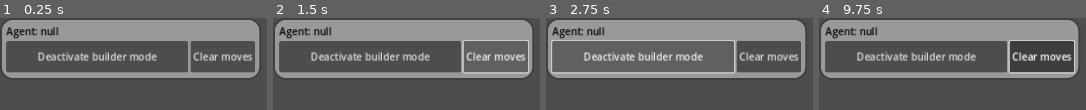
Above: before the commit, frames 1-4 (left to right).
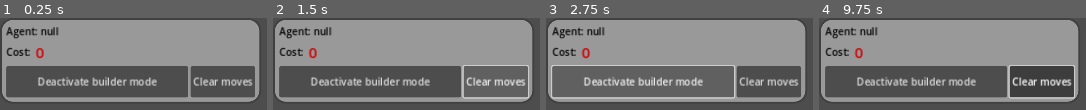
Above: after the commit, the same moments.

Repository: dqhieuu/procon-2023
Game: Godot game, scene res://builder_agent_info.tscn
The game is run twice, just before and just after one commit, with the same random seed, the same clock (stepped at 60 frames per second) and the same inputs. This scene is started directly instead of the project's main scene.
Inputs (mouse positions are in pixels of both pictures, inside the frame that each line leads up to):
- Up to frame 1 (0.25 s): no input
- Up to frame 2 (1.5 s): click "Deactivate builder mode" at 0.5 s; click "Clear moves" at 1.25 s
- Up to frame 3 (2.75 s): click "Deactivate builder mode" at 2 s
- Up to frame 4 (9.75 s): click "Clear moves" at 2.75 s; click "Deactivate builder mode" at 3.5 s; click "Clear moves" at 4.25 s; tap Enter at 5, 6.5, 8 s; move the mouse to (outside the picture) at 5.02 s; press the mouse at (outside the picture) at 5.03 s; release the mouse at (outside the picture) at 5.75 s; tap Space (end_turn) at 5.75, 7.25, 8.75 s; drag from (outside the picture) to (outside the picture) at 5.77 s; move the mouse to (outside the picture) at 6.52 s; hold G (generate_builder_pos) 6.53-7.25 s; click (outside the picture) at 6.67 s; drag from (outside the picture) to (outside the picture) at 7.27 s; move the mouse to (outside the picture) at 8.02 s; hold B (toggle_builder_mode) 8.03-8.75 s; click (outside the picture) at 8.17 s; drag from (outside the picture) to (outside the picture) at 8.77 s; move the mouse to (outside the picture) at 9.52 s; hold Space (end_turn) from 9.53 s (still down); click (outside the picture) at 9.67 s

The runs differ from the first frame. In frame 1, 38% of the frame differs, in the area x 0-98%, y 25-92%; in frame 2, 40%; in frame 3, 41%, in the area x 0-98%, y 23-92%; in frame 4, 39%.

Commit message:
Add cost feature fully

Diff:
--- a/gui/builder_agent_info.gd
+++ b/gui/builder_agent_info.gd
@@ -4,6 +4,7 @@
 var craftsman_pos = null
 var craftsman_is_t1 = null
 var strategy = null
+var builder_cost = 0
 
 
 func _process(delta):
@@ -17,6 +18,12 @@
 	$AgentInfo/HBoxContainer/ActivateBuilderMode.disabled = is_selecting_other_craftsman
 
 	$AgentInfo/HBoxContainer/ActivateBuilderMode.text = "Deactivate builder mode" if craftsman_id == Globals.selected_buider_craftsman_id else "Activate builder mode"
+
+	$AgentInfo/CostRow/Cost.text = str(builder_cost)
+
+	var map_node = get_tree().get_first_node_in_group('map')
+	var should_builder_cost_be_warned = builder_cost == 0 or builder_cost + map_node.turn_number > map_node.max_turns
+	$AgentInfo/CostRow/Cost.add_theme_color_override("font_color", Color("#d10000") if  should_builder_cost_be_warned else Color.BLACK)
 
 
 
--- a/gui/builder_agent_info.tscn
+++ b/gui/builder_agent_info.tscn
@@ -50,6 +50,22 @@
 theme_override_colors/font_color = Color(0, 0, 0, 1)
 text = "Agent: null"
 
+[node name="CostRow" type="HBoxContainer" parent="AgentInfo"]
+layout_mode = 2
+
+[node name="CostLabel" type="Label" parent="AgentInfo/CostRow"]
+layout_mode = 2
+mouse_filter = 1
+theme_override_colors/font_color = Color(0, 0, 0, 1)
+text = "Cost: "
+
+[node name="Cost" type="Label" parent="AgentInfo/CostRow"]
+layout_mode = 2
+mouse_filter = 1
+theme_override_colors/font_color = Color(0.819608, 0, 0, 1)
+theme_override_font_sizes/font_size = 24
+text = "0"
+
 [node name="Strategy" type="Label" parent="AgentInfo"]
 visible = false
 layout_mode = 2
--- a/gui/builder_agent_list.gd
+++ b/gui/builder_agent_list.gd
@@ -17,7 +17,7 @@
 	if event.is_action_pressed("generate_builder_pos"):
 		send_generate_builder_pos_request()
 
-func update_agent_list(new_agent_list):
+func update_agent_list(new_agent_list, builder_cost_by_craftsman):
 	var is_dirty_agent_list = false
 
 	if len(agent_list) != len(new_agent_list):
@@ -36,11 +36,18 @@
 		for agent in agent_list:
 			var builder_info_node = BuilderInfo.instantiate()
 			builder_info_node.craftsman_id = agent.id
+
 			add_child(builder_info_node)
 
 	var node_list = get_children()
 	for i in len(node_list):
 		node_list[i].craftsman_pos = agent_list[i].pos
 
+		var agent_id = agent_list[i].id
+
+		node_list[i].builder_cost = 0
+		if builder_cost_by_craftsman.has(agent_id):
+			node_list[i].builder_cost = builder_cost_by_craftsman[agent_id]
+
 func send_generate_builder_pos_request():
 	HTTP.generate_builder_pos()
--- a/gui/map_display.gd
+++ b/gui/map_display.gd
@@ -4,6 +4,7 @@
 @export var height: int
 
 var turn_number = 1
+var max_turns = 0
 
 # Called when the node enters the scene tree for the first time.
 func _ready():
@@ -118,6 +119,7 @@
 	height = json.options.map_height
 
 	turn_number = game_state.turn_number
+	max_turns = json.options.map_height
 
 	var num_of_tiles = width*height;
 	var is_num_of_tiles_changed = num_of_tiles != $GridContainer.get_child_count()
@@ -178,7 +180,7 @@
 
 
 	for e in get_nodes_by_group("turn_info"):
-		e.text = "Turn %d/%d: %s" % [game_state.turn_number, json.options.max_turns, _turn_state_to_string(game_state.turn_state)]
+		e.text = "Turn %d/%d: %s" % [turn_number, max_turns, _turn_state_to_string(game_state.turn_state)]
 
 
 	var replay_node = get_tree().get_first_node_in_group('replay_feature')
--- a/gui/scheduler.gd
+++ b/gui/scheduler.gd
@@ -41,7 +41,7 @@
 	# agent_list_node.update_agent_list(current_state.agent_strategy_list)
 
 	var builder_list_node = get_tree().get_first_node_in_group('builder_agent_list')
-	builder_list_node.update_agent_list(current_state.state.craftsmen)
+	builder_list_node.update_agent_list(current_state.state.craftsmen, current_state.builder_cost_by_craftsman)
 
 	if map_node.turn_number != current_state.state.turn_number:
 		map_node.load_map(current_state)
Not shown, changed: simulator_new/server.py
